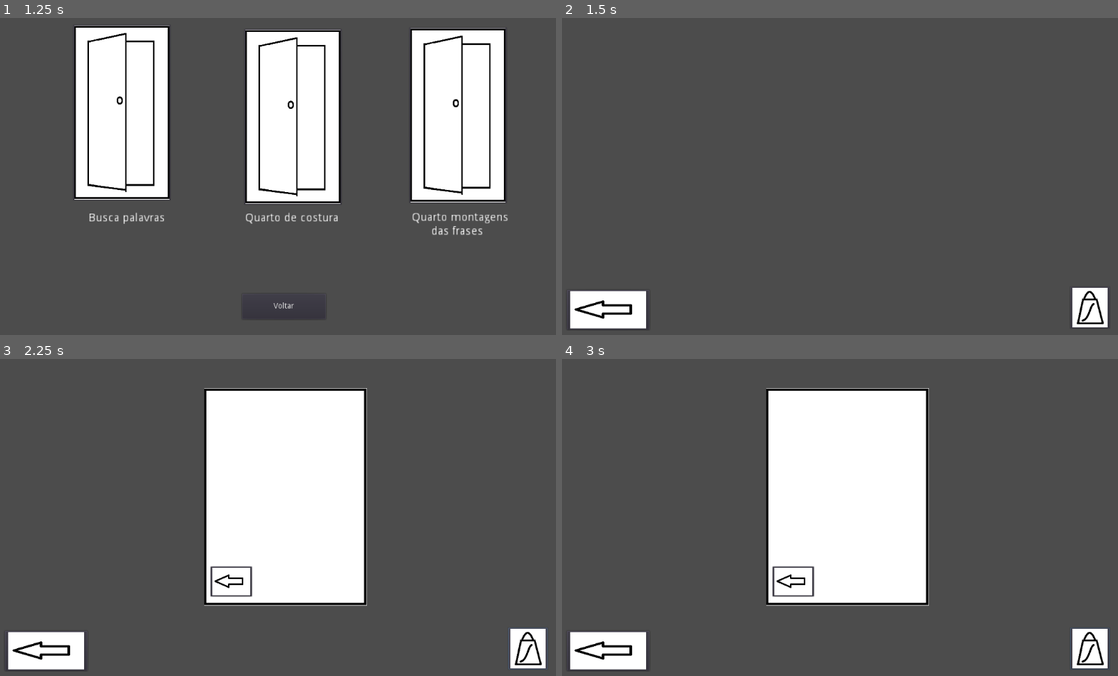
Above: before the commit, frames 1-4 (two rows, left to right).
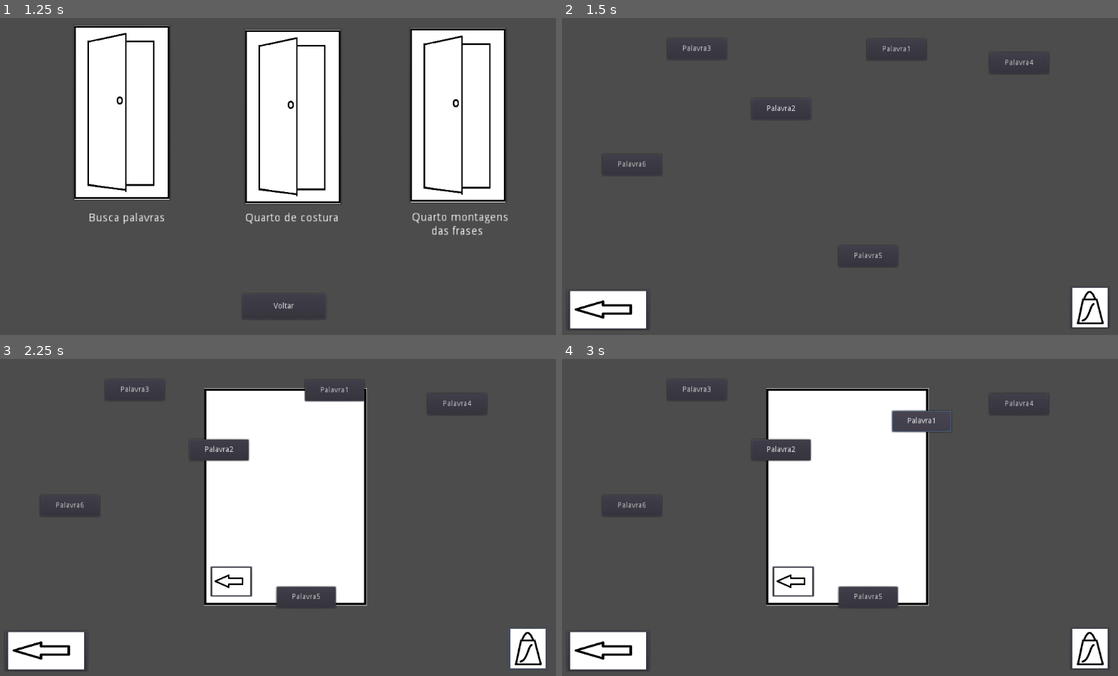
Above: after the commit, the same moments.

Repository: projeto-sertao-mundo/palavras
Game: Godot game, scene res://Cenas/CenasMenu/MenuPrincipal.tscn
Two runs of this game, one before a commit and one after it. Both use one fixed random seed, a clock stepped at 60 frames per second and the inputs below.
Inputs (mouse positions are in pixels of both pictures, inside the frame that each line leads up to):
- Up to frame 1 (1.25 s): click "Jogar" at 0.5 s
- Up to frame 2 (1.5 s): click (684, 113) at 1.25 s
- Up to frame 3 (2.25 s): click (528, 647) at 2 s
- Up to frame 4 (3 s): click (895, 390) at 2.75 s, where only the run after the commit has a clickable "Palavra1"

Frame 1 is identical in both runs. In frame 2, 0.4% of the frame differs, in the area x 7-88%, y 8-79%; in frame 3, 2.0%; in frame 4, 2.1%, in the area x 7-98%, y 8-99%.

Commit message:
Clicagem das palavras
Agora é possível clicar nas palavras na cena "Busca palavras" e quando clicado na palavra, a mesma vai até a bolsa.
Adicionado Build

Diff:
--- a/game/Cenas/CenasJogaveis/BuscaPalavras.tscn
+++ b/game/Cenas/CenasJogaveis/BuscaPalavras.tscn
@@ -1,9 +1,10 @@
-[gd_scene load_steps=5 format=2]
+[gd_scene load_steps=6 format=2]
 
 [ext_resource path="res://Scripts/BuscaPalavras.gd" type="Script" id=1]
 [ext_resource path="res://SpritesBlocagem/Seta.png" type="Texture" id=2]
 [ext_resource path="res://SpritesBlocagem/Bolsa.png" type="Texture" id=3]
 [ext_resource path="res://SpritesBlocagem/FundoBrancoBordaPreta.png" type="Texture" id=4]
+[ext_resource path="res://Scripts/Palavras.gd" type="Script" id=5]
 
 [node name="Node2D" type="Node2D"]
 script = ExtResource( 1 )
@@ -27,6 +28,7 @@
 rect_scale = Vector2( 0.7, 0.7 )
 icon = ExtResource( 3 )
 __meta__ = {
+"_edit_group_": true,
 "_edit_use_anchors_": false
 }
 
@@ -51,6 +53,102 @@
 __meta__ = {
 "_edit_use_anchors_": false
 }
+
+[node name="Palavra1" type="KinematicBody2D" parent="."]
+position = Vector2( 561.569, 49.1787 )
+script = ExtResource( 5 )
+__meta__ = {
+"_edit_group_": true
+}
+
+[node name="Palavra" type="Button" parent="Palavra1"]
+margin_right = 109.0
+margin_bottom = 39.0002
+text = "Palavra1"
+__meta__ = {
+"_edit_use_anchors_": false
+}
+
+[node name="Palavra2" type="KinematicBody2D" parent="."]
+position = Vector2( 349.039, 159.012 )
+script = ExtResource( 5 )
+__meta__ = {
+"_edit_group_": true
+}
+
+[node name="Palavra" type="Button" parent="Palavra2"]
+margin_right = 109.0
+margin_bottom = 39.0002
+text = "Palavra2"
+__meta__ = {
+"_edit_use_anchors_": false
+}
+
+[node name="Palavra3" type="KinematicBody2D" parent="."]
+position = Vector2( 193.747, 48.0832 )
+script = ExtResource( 5 )
+__meta__ = {
+"_edit_group_": true
+}
+
+[node name="Palavra" type="Button" parent="Palavra3"]
+margin_right = 109.0
+margin_bottom = 39.0002
+text = "Palavra3"
+__meta__ = {
+"_edit_use_anchors_": false
+}
+
+[node name="Palavra4" type="KinematicBody2D" parent="."]
+position = Vector2( 787.468, 74.1837 )
+script = ExtResource( 5 )
+__meta__ = {
+"_edit_group_": true
+}
+
+[node name="Palavra" type="Button" parent="Palavra4"]
+margin_right = 109.0
+margin_bottom = 39.0002
+text = "Palavra4"
+__meta__ = {
+"_edit_use_anchors_": false
+}
+
+[node name="Palavra5" type="KinematicBody2D" parent="."]
+position = Vector2( 509.468, 431.184 )
+script = ExtResource( 5 )
+__meta__ = {
+"_edit_group_": true
+}
+
+[node name="Palavra" type="Button" parent="Palavra5"]
+margin_right = 109.0
+margin_bottom = 39.0002
+text = "Palavra5"
+__meta__ = {
+"_edit_use_anchors_": false
+}
+
+[node name="Palavra6" type="KinematicBody2D" parent="."]
+position = Vector2( 74.4679, 262.184 )
+script = ExtResource( 5 )
+__meta__ = {
+"_edit_group_": true
+}
+
+[node name="Palavra" type="Button" parent="Palavra6"]
+margin_right = 109.0
+margin_bottom = 39.0002
+text = "Palavra6"
+__meta__ = {
+"_edit_use_anchors_": false
+}
 [connection signal="pressed" from="Voltar" to="." method="_on_Voltar_pressed"]
 [connection signal="pressed" from="Bolsa" to="." method="_on_Bolsa_pressed"]
 [connection signal="pressed" from="PalavrasPopUp/Voltar2" to="." method="_on_Voltar2_pressed"]
+[connection signal="pressed" from="Palavra1/Palavra" to="Palavra1" method="_on_Palavra_pressed"]
+[connection signal="pressed" from="Palavra2/Palavra" to="Palavra2" method="_on_Palavra_pressed"]
+[connection signal="pressed" from="Palavra3/Palavra" to="Palavra3" method="_on_Palavra_pressed"]
+[connection signal="pressed" from="Palavra4/Palavra" to="Palavra4" method="_on_Palavra_pressed"]
+[connection signal="pressed" from="Palavra5/Palavra" to="Palavra5" method="_on_Palavra_pressed"]
+[connection signal="pressed" from="Palavra6/Palavra" to="Palavra6" method="_on_Palavra_pressed"]
--- /dev/null
+++ b/game/Scripts/Palavras.gd
@@ -0,0 +1,18 @@
+extends KinematicBody2D
+
+var movimento
+var velocidade = 400
+
+func _ready():
+	set_process(false)
+	movimento = (Vector2(935.796, 507.429) - self.position).normalized()
+	print (movimento)
+
+func _on_Palavra_pressed():
+	set_process(true)
+
+func _process(delta):
+	if  get_parent().get_node("Bolsa").get_rect().position.distance_to(self.position) > 50:
+		move_and_slide(movimento * velocidade)
+	else:
+		self.hide()
Not shown, added: builds/0.2/favicon.png
Not shown, added: builds/0.2/index.html
Not shown, added: builds/0.2/index.js
Not shown, added: builds/0.2/index.pck
Not shown, added: builds/0.2/index.png
Not shown, changed: builds/0.2/index.wasm
